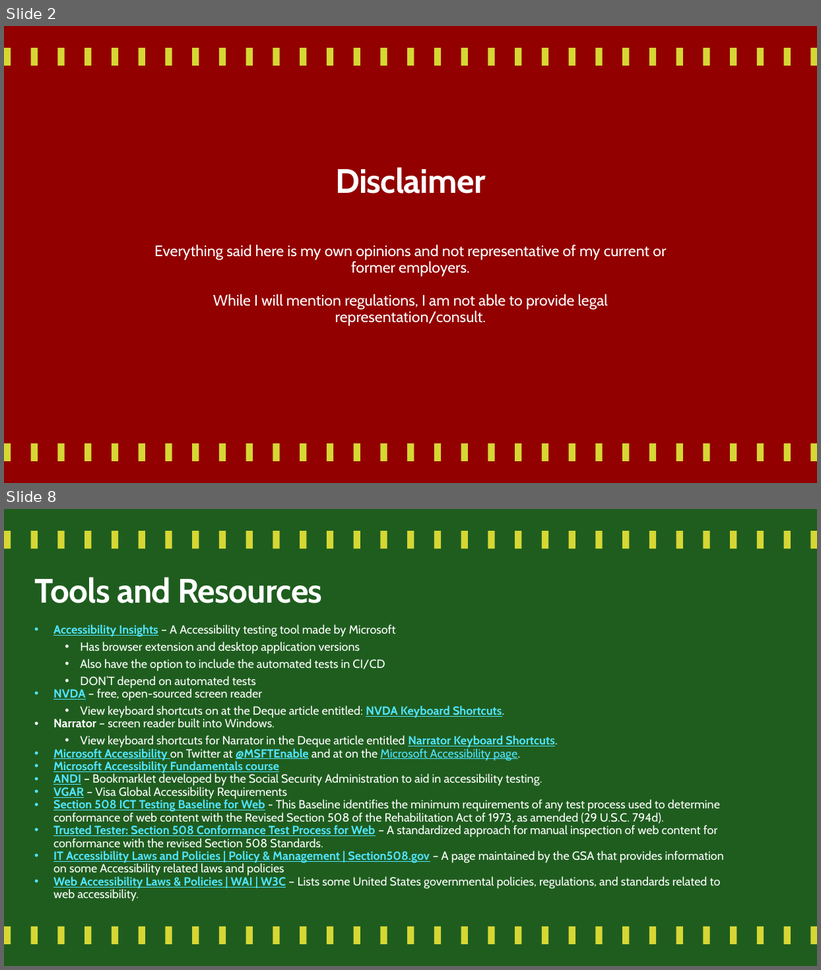
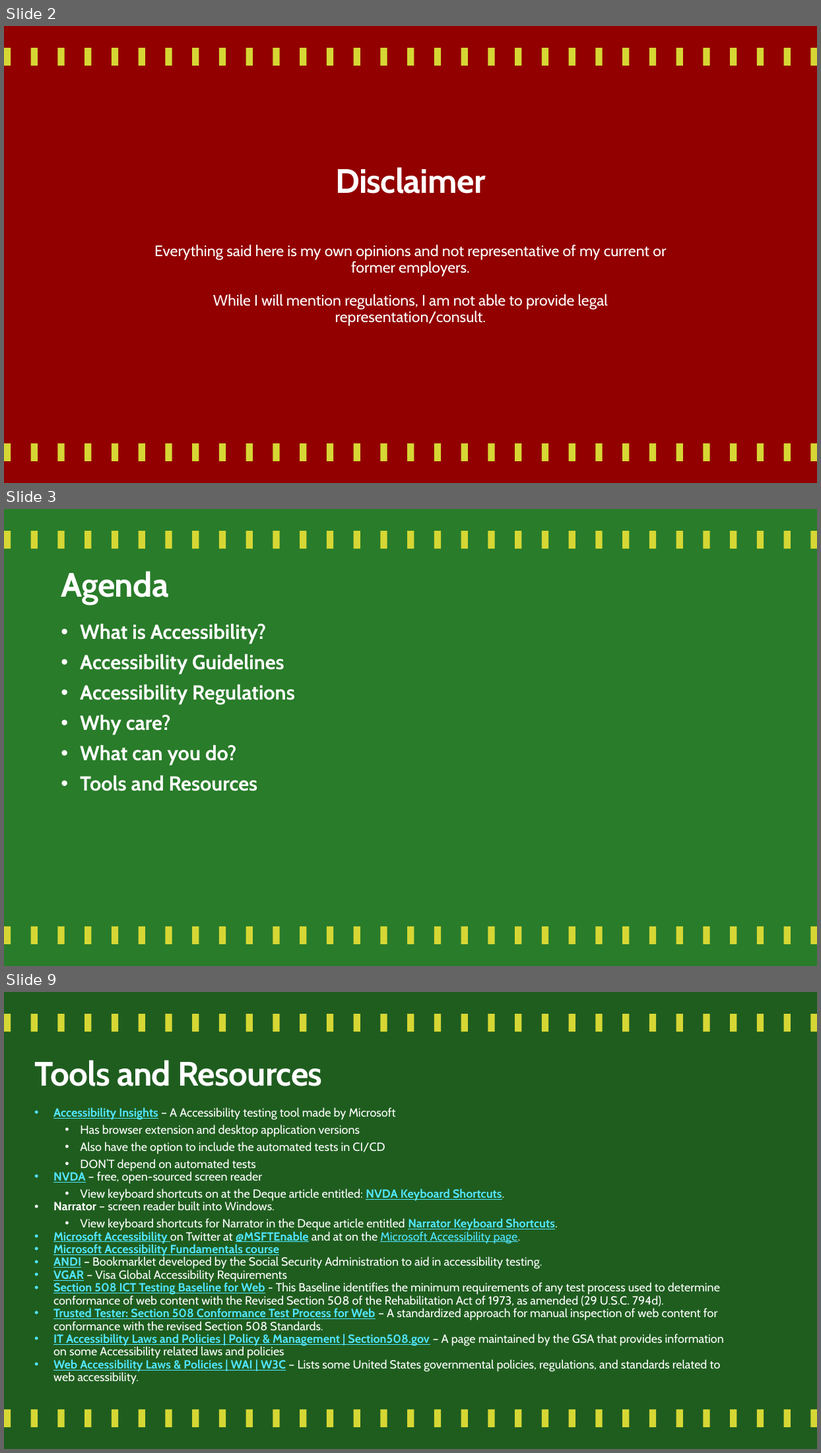
Before and after one commit to CorgiDev/A11y-Materials, a slide deck: Presentations/2025/Introduction to Accessibility.pptx. Shown one above the other, each under a label of ours: slides 2 and 8 before the commit, slides 2, 3 and 9 after it; the slides between them are not shown. The pictures are 821x970 and 821x1453 pixels, drawn with LibreOffice and Linux fonts; fonts in the diff are those of the drawing. Boxes give left, top, right and bottom in pixels: in the first picture for what was removed or moved away, otherwise in the second. Text is boxed around its words. In the diff, an @@ line names an element or a change of style, - is before the commit and + after.

Commit message:
Update presentations for Nebraska.Code().

```diff
--- a/Presentations/2025/Introduction to Accessibility.pptx
+++ b/Presentations/2025/Introduction to Accessibility.pptx
@@ slide 3 added at (x1=4, y1=509, x2=817, y2=966), background #297C2A; not listed: 62 template elements that a slide beside it also shows @@
@@ title added at (x1=61, y1=571, x2=168, y2=604), 40 pt, text #FFFFFF, bold @@
+Agenda
@@ text added at (x1=80, y1=624, x2=295, y2=791), 24 pt, text #FFFFFF, bold @@
+• What is Accessibility?
+• Accessibility Guidelines
+• Accessibility Regulations
+• Why care?
+• What can you do?
+• Tools and Resources
@@ what was slide 8 is now slide 9 @@
```
Also in this commit, not shown: 1 other file.
